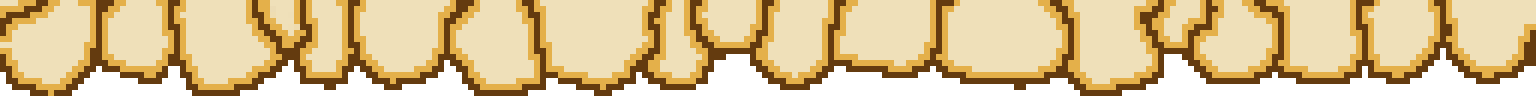
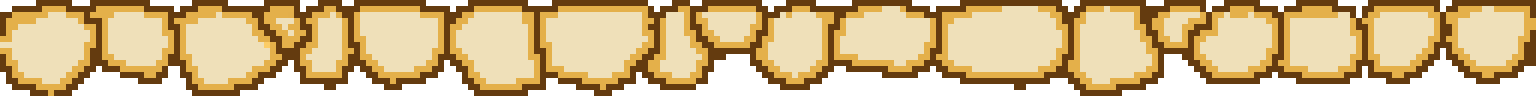
Two versions of the same layered image (1536px x 96px). Layer-by-layer changes:
painted on "Border" over [left=0, top=0, right=1536, bottom=24]
painted on "Shadow" over [left=0, top=0, right=1536, bottom=48]
painted on "Base" over [left=0, top=0, right=1452, bottom=48]
